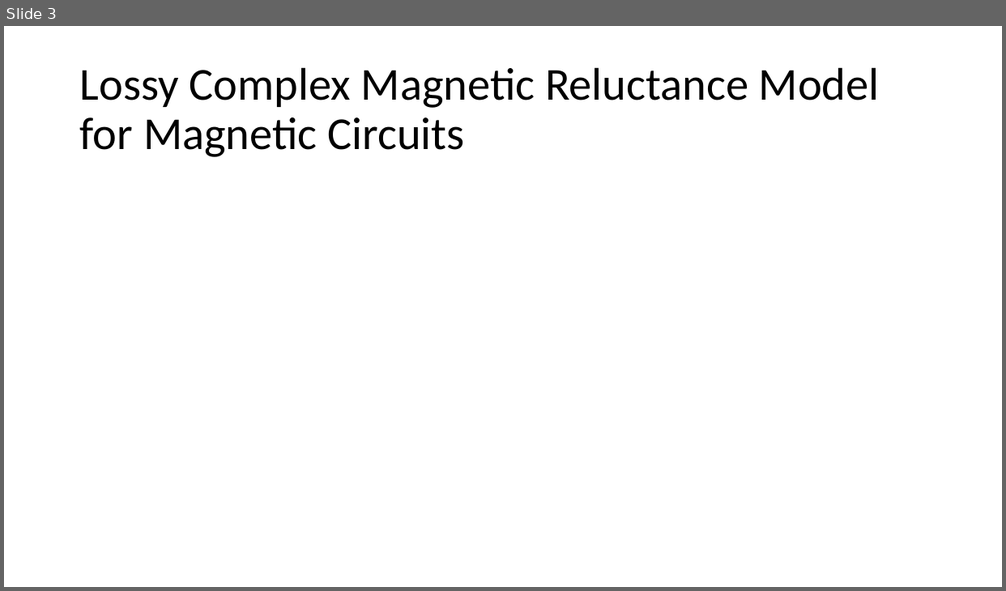
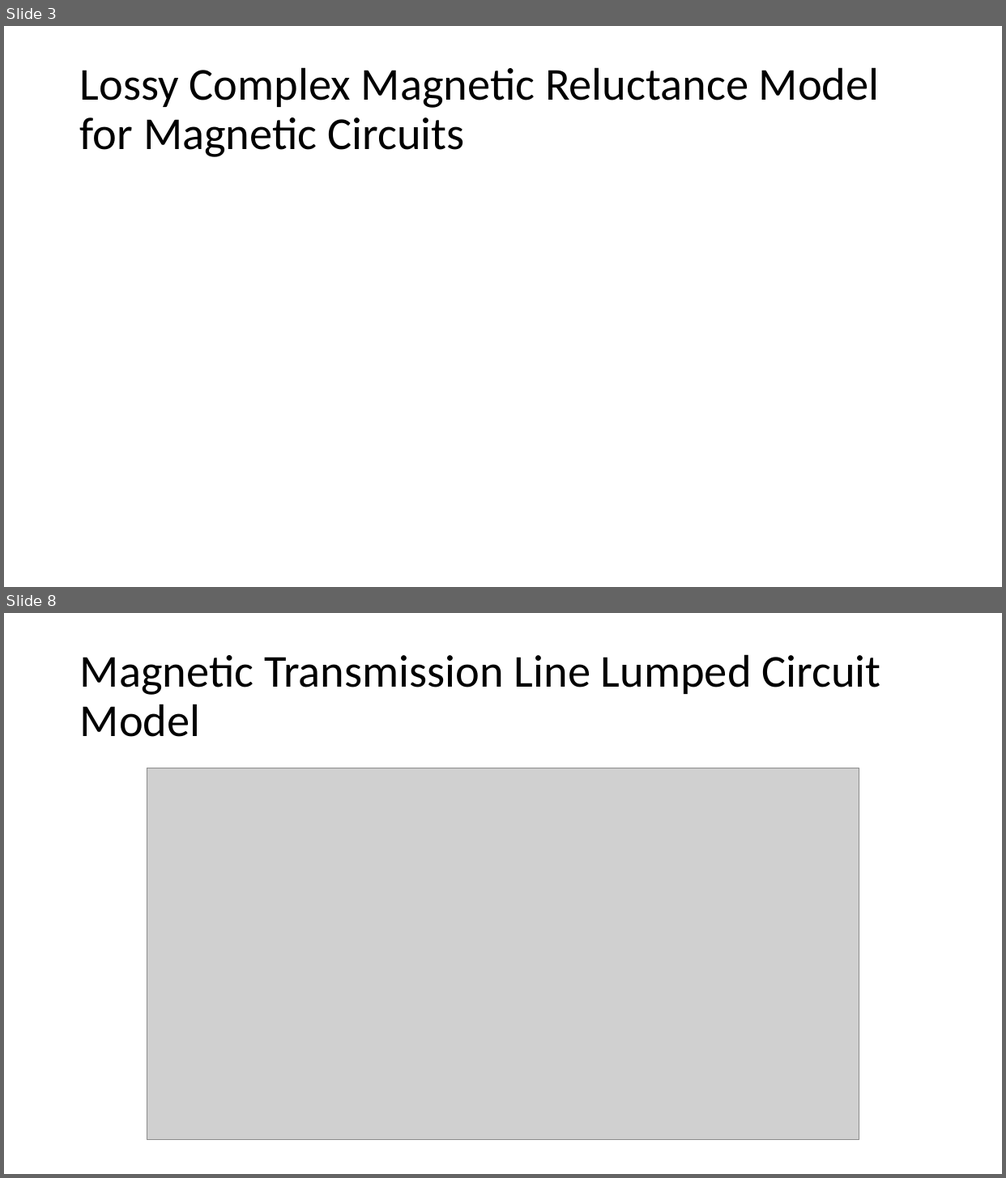
Before and after one commit to MuhammadShamaas1997/Electrical-Engineering, a slide deck: Thesis/Magnetic Transmission Lines/Thesis Proposal.pptx. Shown one above the other, each under a label of ours: slide 3 before the commit, slides 3 and 8 after it; the slides between them are not shown. The pictures are 1006x591 and 1006x1178 pixels, drawn with LibreOffice and Linux fonts; fonts in the diff are those of the drawing; grey boxes stand for pictures. Boxes give left, top, right and bottom in pixels: in the first picture for what was removed or moved away, otherwise in the second. Text is boxed around its words. In the diff, an @@ line names an element or a change of style, - is before the commit and + after.

```diff
--- a/Thesis/Magnetic Transmission Lines/Thesis Proposal.pptx
+++ b/Thesis/Magnetic Transmission Lines/Thesis Proposal.pptx
@@ slide 8 added at (x1=4, y1=613, x2=1002, y2=1174), background #FFFFFF @@
@@ title added at (x1=80, y1=654, x2=880, y2=737), 44 pt, text #000000 @@
+Magnetic Transmission Line Lumped Circuit Model
@@ picture added at (x1=147, y1=769, x2=859, y2=1140) @@
```
Also in this commit, not shown: 1 slide changed, 9 other slides added.
